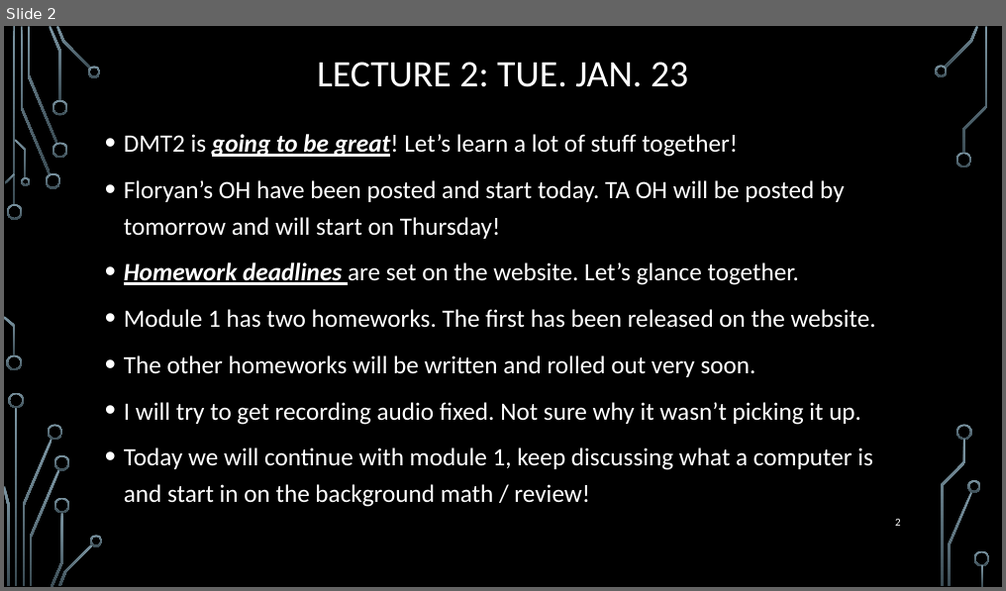
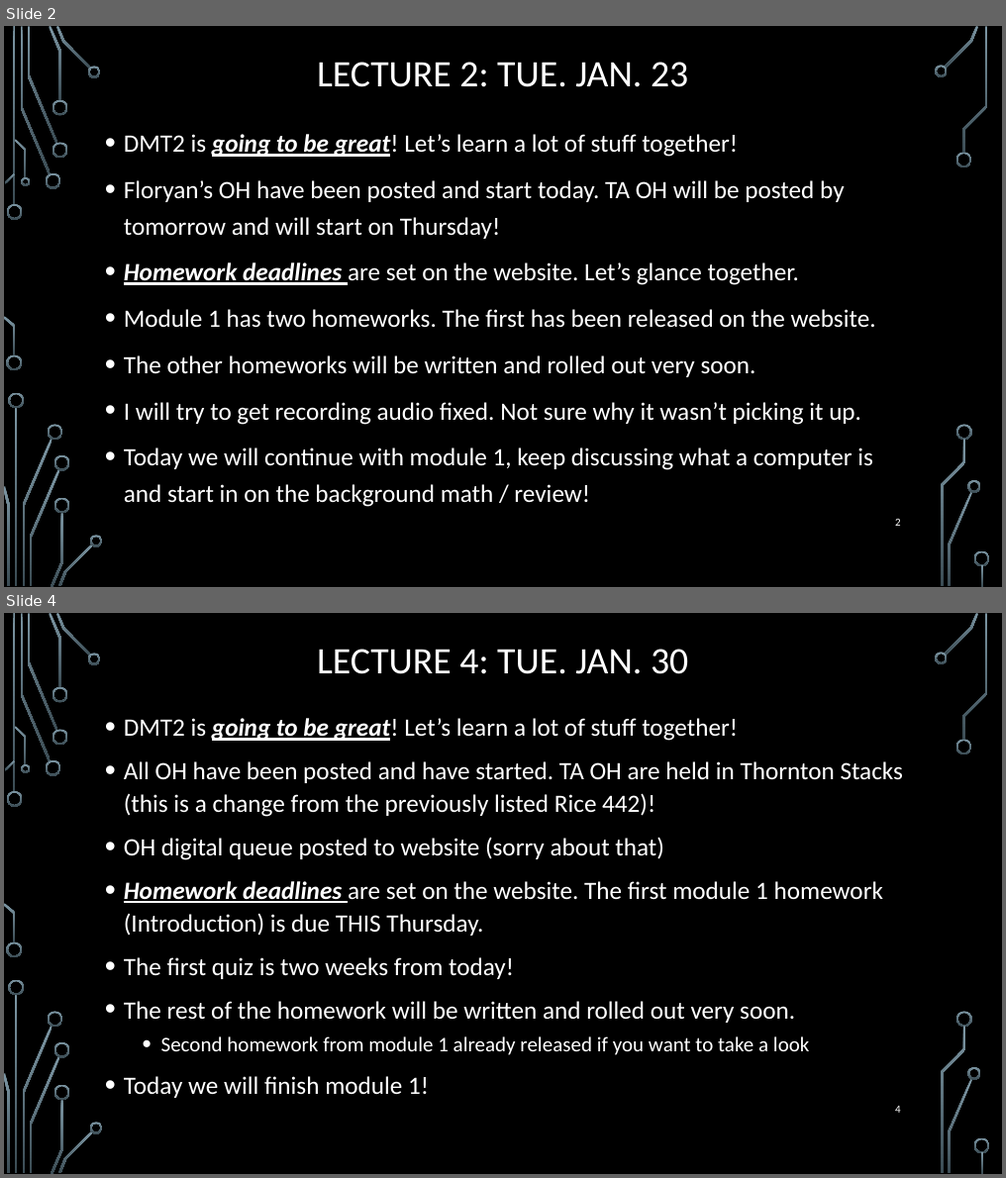
Before and after one commit to markfloryan/dmt2, a slide deck: slides/00-DailyAnnouncements.pptx. Shown one above the other, each under a label of ours: slide 2 before the commit, slides 2 and 4 after it; the slides between them are not shown. The pictures are 1006x591 and 1006x1178 pixels, drawn with LibreOffice and Linux fonts; fonts in the diff are those of the drawing; background and template pictures are left out. Boxes give left, top, right and bottom in pixels: in the first picture for what was removed or moved away, otherwise in the second. Text is boxed around its words. In the diff, an @@ line names an element or a change of style, - is before the commit and + after.

```diff
--- a/slides/00-DailyAnnouncements.pptx
+++ b/slides/00-DailyAnnouncements.pptx
@@ slide 4 added at <box>4,613,1002,1174</box>, background picture (left out); not listed: 36 template elements that a slide beside it also shows @@
@@ title added at <box>317,649,688,674</box>, 36 pt, text #FFFFFF @@
+LECTURE 4: TUE. JAN. 30
@@ text added at <box>124,718,903,1098</box>, 24 pt, text #FFFFFF @@
+• DMT2 is going to be great! Let’s learn a lot of stuff together!
+• All OH have been posted and have started. TA OH are held in Thornton Stacks (this is a change from the previously listed Rice 442)!
+• OH digital queue posted to website (sorry about that)
+• Homework deadlines are set on the website. The first module 1 homework (Introduction) is due THIS Thursday.
+• The first quiz is two weeks from today!
+• The rest of the homework will be written and rolled out very soon.
+  • Second homework from module 1 already released if you want to take a look
+• Today we will finish module 1!
@@ page number added at <box>895,1106,901,1113</box>, 10.5 pt, text #FFFFFF @@
+4
```
Also in this commit, not shown: 1 slide changed, 1 other file.
